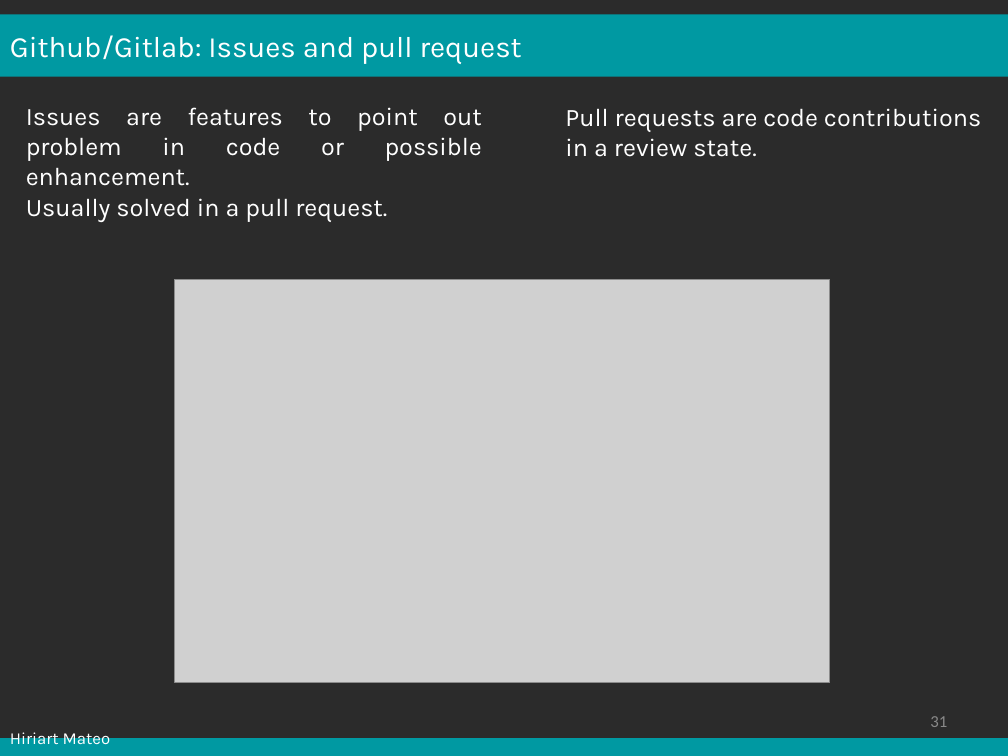
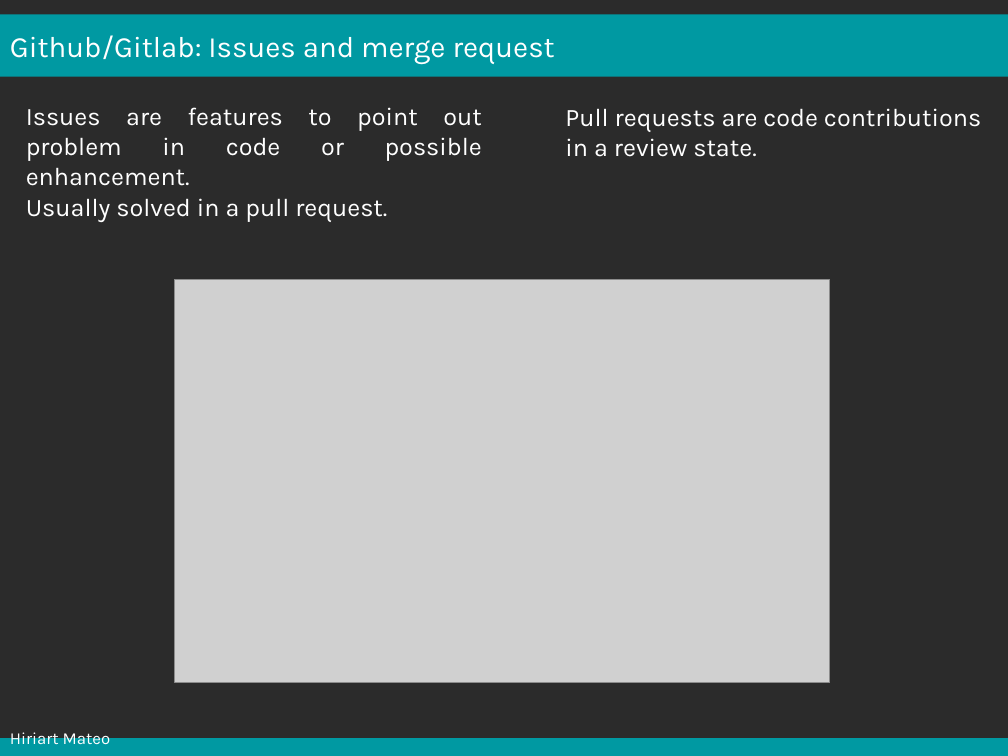
Before and after one commit to mesocentre-clermont-auvergne/formation_fair, a slide deck: slide 31 of fair_versionnage/versionnage_cours/cours.odp. Drawn at 1008x756 pixels with LibreOffice and Linux fonts; fonts in the diff are those of the drawing; grey boxes stand for pictures; background and template pictures are left out; a plain dark background stands for a picture behind light text. Boxes give left, top, right and bottom in pixels: in the first picture for what was removed or moved away, otherwise in the second. Text is boxed around its words. In the diff, an @@ line names an element or a change of style, - is before the commit and + after.

```diff
--- a/fair_versionnage/versionnage_cours/cours.odp
+++ b/fair_versionnage/versionnage_cours/cours.odp
@@ text in rectangle at <box>10,35,555,64</box>: text changed @@
-Github/Gitlab: Issues and pull request
+Github/Gitlab: Issues and merge request
@@ page number rewrapped from <box>930,716,947,727</box> to <box>944,674,1008,715</box> @@
```
Also in this commit, not shown: 30 other slides changed, 3 slides added, 3 slides removed, 2 other files.
